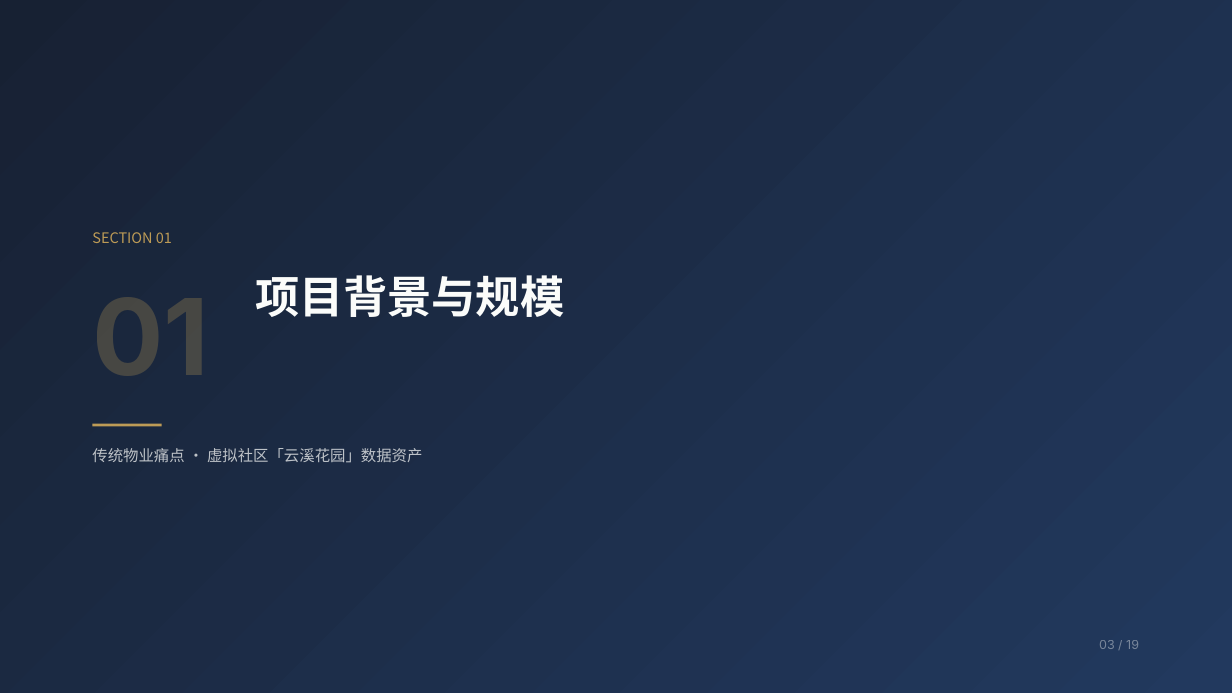
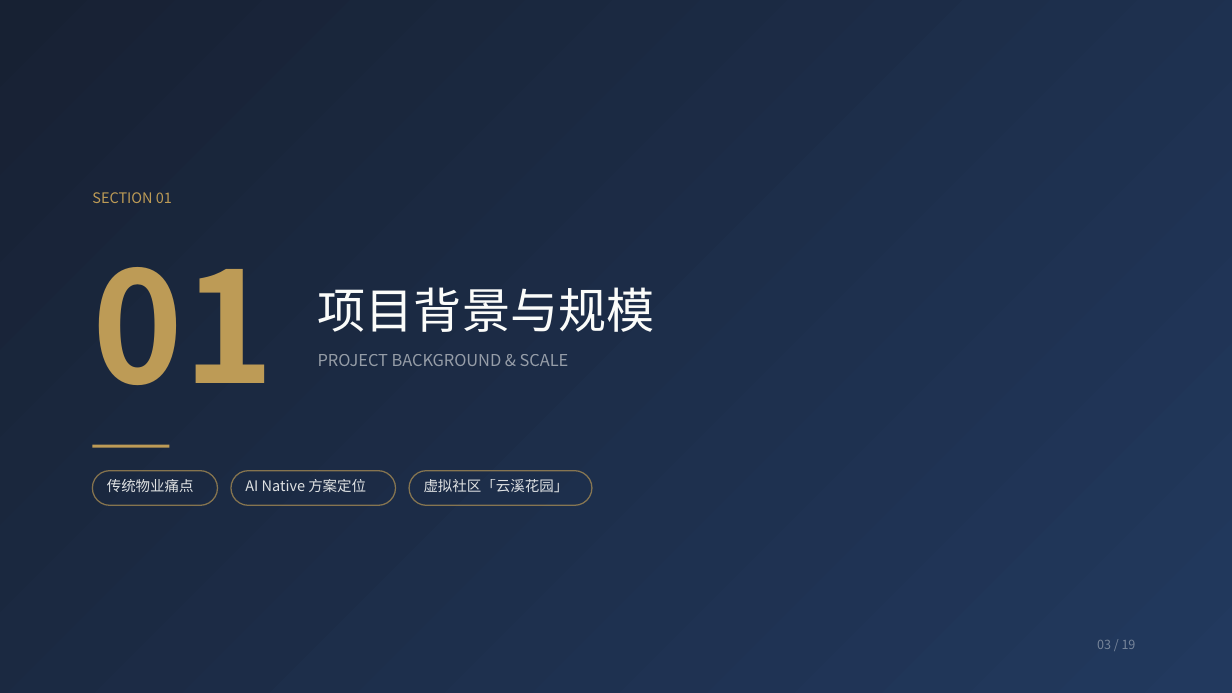
Before and after one commit to Xuuuukkk/ai-property-community-agent, a slide deck: slide 3 of ppt/AI物业社区智能体方案/AI物业社区智能体-方案.pptx. Drawn at 1232x693 pixels with LibreOffice and Linux fonts; fonts in the diff are those of the drawing. Boxes give left, top, right and bottom in pixels: in the first picture for what was removed or moved away, otherwise in the second. Text is boxed around its words. In the diff, an @@ line names an element or a change of style, - is before the commit and + after.

Commit message:
docs(ppt): redesign section dividers (bigger, cleaner, no garbled glyphs)
Replace the plain dividers with a bolder full-bleed layout: solid-gold
160px chapter number, 50px title, English subtitle, gold rule, and
chapter-content pill tags. Removed the semi-transparent Inter numerals
and out-of-canvas SVG rings that rendered garbled / triggered overflow.

```diff
--- a/ppt/AI物业社区智能体方案/AI物业社区智能体-方案.pptx
+++ b/ppt/AI物业社区智能体方案/AI物业社区智能体-方案.pptx
@@ text "SECTION 01": place and size @@
-text "SECTION 01" at [92,232,172,243]
+text "SECTION 01" at [92,192,172,203]
@@ text added at [92,267,274,385], 120 pt, text #BD9B56, bold @@
+01
@@ text "项目背景与规模": place and size @@
-text "项目背景与规模" at [255,275,564,317]
+text "项目背景与规模" at [318,287,655,332]
@@ text "项目背景与规模" at [318,287,655,332]: size 34.5 to 37.5 pt, bold off; line spacing 1 to 1.15 @@
@@ text added at [318,354,569,366], 12.8 pt, text #FBFCFA at 55% opacity @@
+PROJECT BACKGROUND & SCALE
@@ rectangle: place and size @@
-rectangle at [92,423,162,426]
+rectangle at [92,445,169,447]
@@ rounded rectangle added at [92,470,217,506], outline #BD9B56 1 pt @@
@@ text added at [107,479,194,492], 11.2 pt, text #FBFCFA at 88% opacity @@
+传统物业痛点
@@ rounded rectangle added at [231,470,396,506], outline #BD9B56 1 pt @@
@@ text added at [245,479,366,492], 11.2 pt, text #FBFCFA at 88% opacity @@
+AI Native 方案定位
@@ rounded rectangle added at [409,470,592,506], outline #BD9B56 1 pt @@
@@ text at [424,479,569,493]: text changed; size 12 to 11.2 pt; text colour #FBFCFA at 72% opacity to #FBFCFA at 88% opacity @@
-传统物业痛点 · 虚拟社区「云溪花园」数据资产
+虚拟社区「云溪花园」
@@ text "03 / 19" at [1097,640,1136,649]: font Inter to Noto Sans CJK SC @@
```
Also in this commit, not shown: 3 other slides changed, 4 other files.
